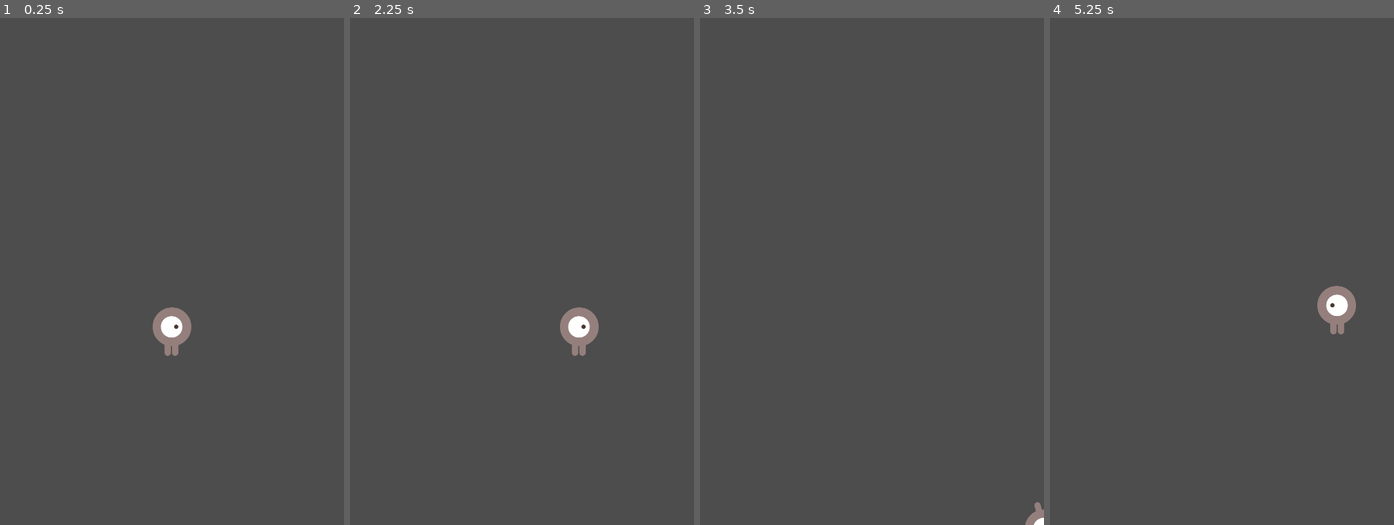
Above: before the commit, frames 1-4 (left to right).
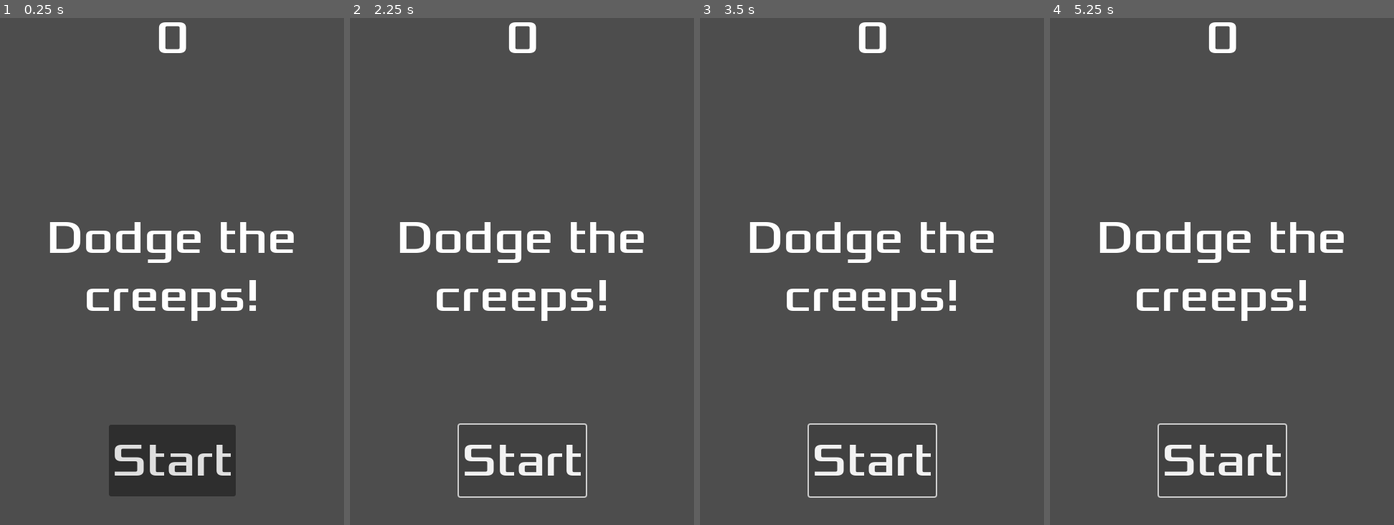
Above: after the commit, the same moments.

Repository: mymy777/dodge-the-creeps
Game: Godot game, scene res://main.tscn
The game is run twice, just before and just after one commit, with the same random seed, the same clock (stepped at 60 frames per second) and the same inputs.
Inputs (mouse positions are in pixels of both pictures, inside the frame that each line leads up to):
- Up to frame 1 (0.25 s): no input
- Up to frame 2 (2.25 s): click (522, 459) at 0.5 s, where only the run after the commit has a clickable "Start"; click (522, 459) at 1.25 s, where only the run after the commit has a clickable "Start"; tap Enter at 2 s; hold Right (move_right) from 2.03 s (still down)
- Up to frame 3 (3.5 s): release Right (move_right) at 2.78 s; hold Down (move_down) from 2.78 s (still down)
- Up to frame 4 (5.25 s): release Down (move_down) at 3.53 s; hold Right (move_right) 3.53-4.28 s; tap Space at 4.25 s; hold Up (move_up) 4.28-5.03 s; hold Left (move_left) from 5.03 s (still down)

The runs differ from the first frame. In frame 1, 9.1% of the frame differs, in the area x 14-86%, y 0-95%; in frame 2, 5.1%; in frame 3, 4.6%; in frame 4, 5.2%.
Error after the commit: Parse Error: Expected end of statement after expression, found "func" instead. (res://main.gd:28)

Commit message:
more changes

Diff:
--- /dev/null
+++ b/Dodge the Creeps/hud.gd
@@ -0,0 +1,30 @@
+extends CanvasLayer
+
+# Notifies 'Main' node that the button has been pressed
+signal start_game
+
+func show_message(text):
+	$Message.text = text
+	$Message.show()
+	$MessageTimer.start()
+
+func show_game_over():
+	show_message("Game Over")
+# Wait until the MessageTimer has counted down.
+	await $MessageTimer.timeout
+
+	$Message.text = "Dodge the creeps!"
+	$Message.show()
+	# Make a one-shot timer and wait for it to finish.
+	await get_tree().creat_timer(1.0).timeout
+	$StartButton.show()
+
+func update_score(score):
+	$ScoreLabel.text = str(score)
+
+func _on_start_button_pressed():
+	$StartButton.hide()
+	start_game.emit()
+
+func _on_message_timer_timeout():
+	$Message.hide()
--- /dev/null
+++ b/Dodge the Creeps/hud.tscn
@@ -0,0 +1,61 @@
+[gd_scene load_steps=3 format=3 uid="uid://bjqwvlhhr7175"]
+
+[ext_resource type="Script" path="res://hud.gd" id="1_05nea"]
+[ext_resource type="FontFile" uid="uid://cedpbbouwd1k3" path="res://fonts/Xolonium-Regular.ttf" id="1_mrhfh"]
+
+[node name="HUD" type="CanvasLayer"]
+script = ExtResource("1_05nea")
+
+[node name="ScoreLabel" type="Label" parent="."]
+anchors_preset = 5
+anchor_left = 0.5
+anchor_right = 0.5
+offset_left = -22.5
+offset_right = 22.5
+offset_bottom = 81.0
+grow_horizontal = 2
+theme_override_fonts/font = ExtResource("1_mrhfh")
+theme_override_font_sizes/font_size = 64
+text = "0"
+horizontal_alignment = 1
+vertical_alignment = 1
+
+[node name="Message" type="Label" parent="."]
+anchors_preset = 8
+anchor_left = 0.5
+anchor_top = 0.5
+anchor_right = 0.5
+anchor_bottom = 0.5
+offset_left = -240.0
+offset_top = -162.0
+offset_right = 240.0
+offset_bottom = 162.0
+grow_horizontal = 2
+grow_vertical = 2
+size_flags_vertical = 1
+theme_override_fonts/font = ExtResource("1_mrhfh")
+theme_override_font_sizes/font_size = 64
+text = "	Dodge the creeps!"
+horizontal_alignment = 1
+vertical_alignment = 1
+autowrap_mode = 2
+
+[node name="StartButton" type="Button" parent="."]
+anchors_preset = 7
+anchor_left = 0.5
+anchor_top = 1.0
+anchor_right = 0.5
+anchor_bottom = 1.0
+offset_left = -88.5
+offset_top = -140.0
+offset_right = 88.5
+offset_bottom = -40.0
+grow_horizontal = 2
+grow_vertical = 0
+theme_override_fonts/font = ExtResource("1_mrhfh")
+theme_override_font_sizes/font_size = 64
+text = "Start"
+
+[node name="MessageTimer" type="Timer" parent="."]
+wait_time = 2.0
+one_shot = true
--- a/Dodge the Creeps/main.gd
+++ b/Dodge the Creeps/main.gd
@@ -17,14 +17,18 @@
 func game_over():
 	$ScoreTimer.stop()
 	$MobTimer.stop()
+	$HUD.show_game_over()
 
 func new_game():
 	score = 0
 	$Player.start($StartPosition.position)
 	$StartTimer
 
+	$HUD.update_score(score)
+	$HUD.show_message("Get Ready")\
 
 func _on_mob_timer_timeout():
+	$HUD.update_score(score)
 	var mob = mob_scene.instantiate()
 
 	var mob_spawn_location = get_node("MobPath/MobSpawnLocation")
--- a/Dodge the Creeps/main.tscn
+++ b/Dodge the Creeps/main.tscn
@@ -1,8 +1,9 @@
-[gd_scene load_steps=5 format=3 uid="uid://p5w3bjd4yi6c"]
+[gd_scene load_steps=6 format=3 uid="uid://p5w3bjd4yi6c"]
 
 [ext_resource type="Script" path="res://main.gd" id="1_mgx4s"]
 [ext_resource type="PackedScene" uid="uid://u8njweqhg1b5" path="res://player.tscn" id="1_plt8b"]
 [ext_resource type="PackedScene" uid="uid://24a2mep1tdp0" path="res://mob.tscn" id="2_34t5y"]
+[ext_resource type="PackedScene" uid="uid://bjqwvlhhr7175" path="res://hud.tscn" id="4_xg8cs"]
 
 [sub_resource type="Curve2D" id="Curve2D_bh4xa"]
 _data = {
@@ -36,7 +37,10 @@
 position = Vector2(11, -6)
 rotation = 0.02141
 
+[node name="HUD" parent="." instance=ExtResource("4_xg8cs")]
+
 [connection signal="hit" from="Player" to="." method="game_over"]
 [connection signal="timeout" from="Player/MobTimer" to="." method="_on_mob_timer_timeout"]
 [connection signal="timeout" from="ScoreTimer" to="." method="_on_score_timer_timeout"]
 [connection signal="timeout" from="ScoreTimer/StartTimer" to="." method="_on_start_timer_timeout"]
+[connection signal="start_game" from="HUD" to="." method="new_game"]
